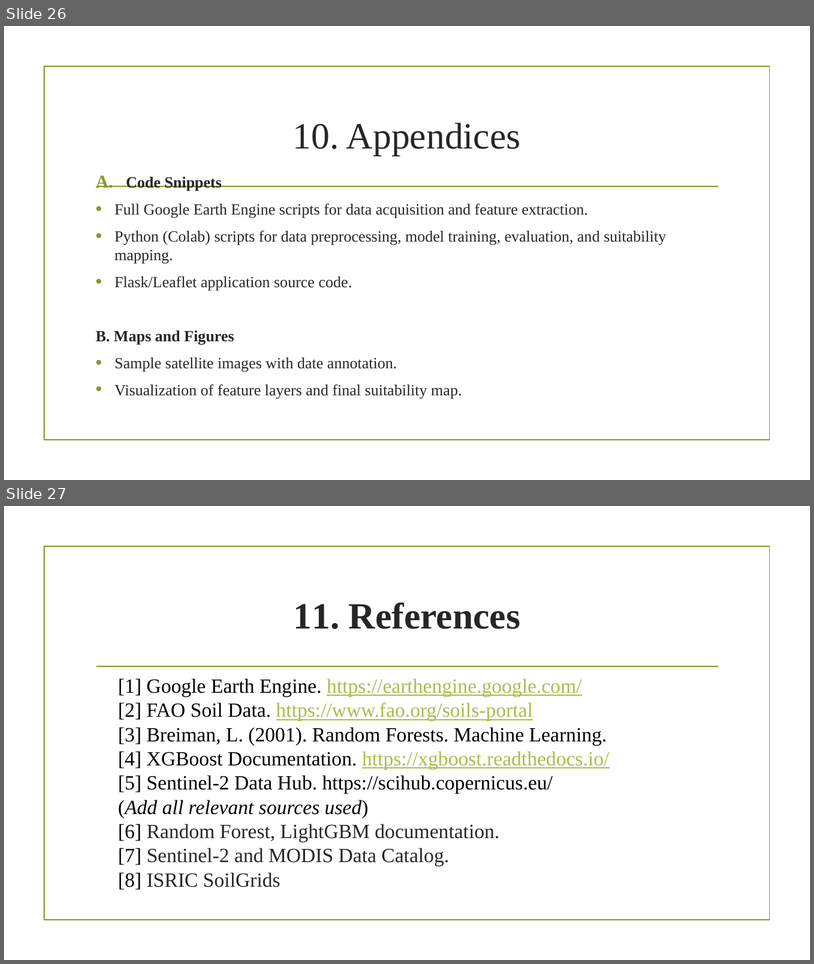
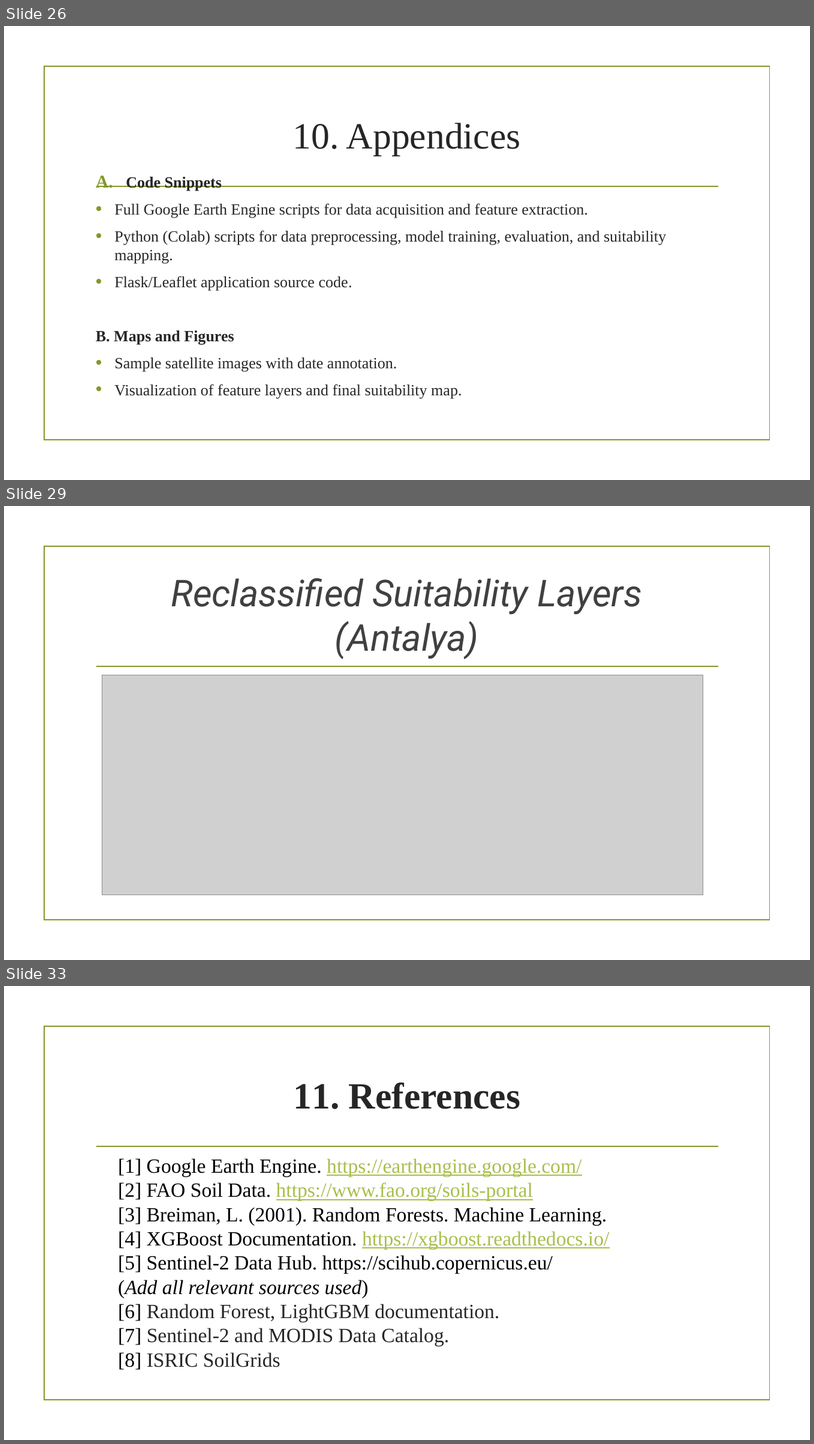
Before and after one commit to abdramanemhtali/GIS_Projects-For-Final-Exams, a slide deck: Projects For Final Exams/Final_Report/Final Project Report Advanced GIS-ML Based Crop Recommendation System for Sustainable.pptx. Shown one above the other, each under a label of ours: slides 26 and 27 before the commit, slides 26, 29 and 33 after it; the slides between them are not shown. The pictures are 814x964 and 814x1444 pixels, drawn with LibreOffice and Linux fonts; fonts in the diff are those of the drawing; grey boxes stand for pictures; background and template pictures are left out. Boxes give left, top, right and bottom in pixels: in the first picture for what was removed or moved away, otherwise in the second. Text is boxed around its words. In the diff, an @@ line names an element or a change of style, - is before the commit and + after.

```diff
--- a/Projects For Final Exams/Final_Report/Final Project Report Advanced GIS-ML Based Crop Recommendation System for Sustainable.pptx
+++ b/Projects For Final Exams/Final_Report/Final Project Report Advanced GIS-ML Based Crop Recommendation System for Sustainable.pptx
@@ slide 29 added at box(4, 506, 810, 960), background picture (left out); not listed: 2 template elements that a slide beside it also shows @@
@@ title added at box(171, 578, 642, 659), 44 pt, text #404040, italic @@
+Reclassified Suitability Layers (Antalya)
@@ picture added at box(102, 675, 704, 895) @@
@@ what was slide 27 is now slide 33 @@
```
Also in this commit, not shown: 5 other slides added.
